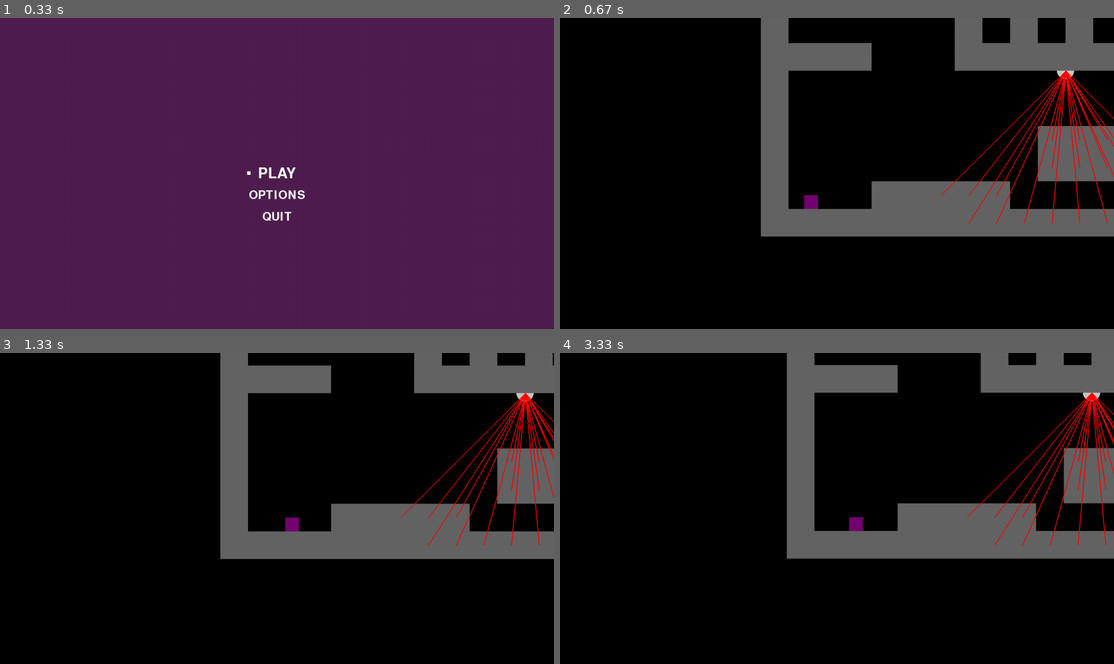
Above: before the commit, frames 1-4 (two rows, left to right).
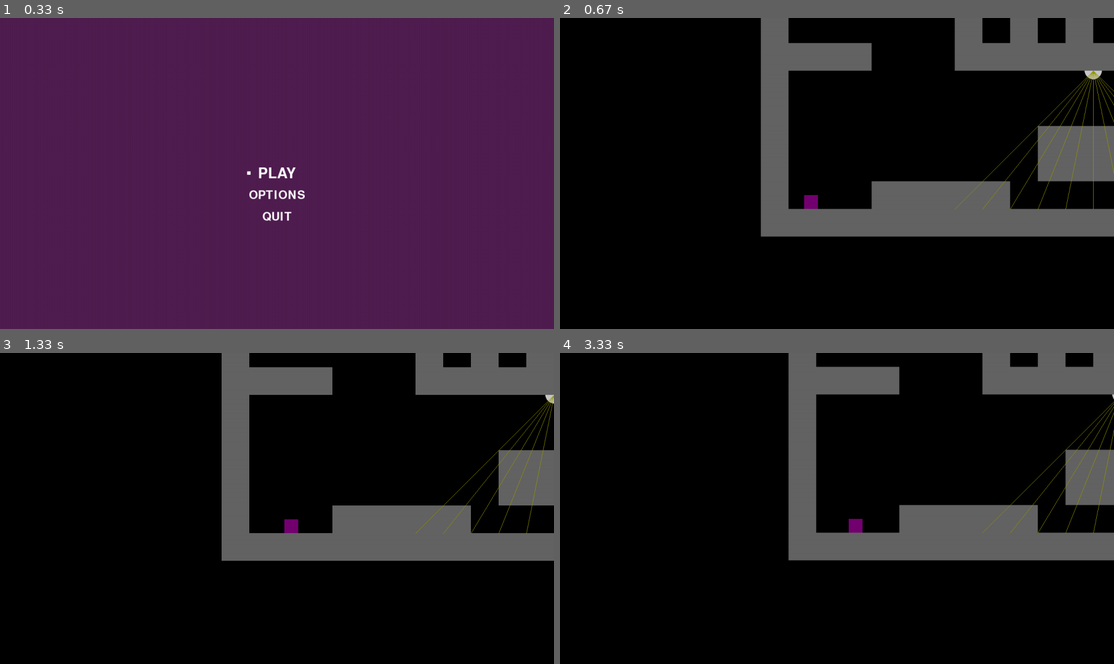
Above: after the commit, the same moments.

Repository: ssilatel/pygame-platformer
Game: pygame game, started from main.py
Two runs of this game, one before a commit and one after it. Both use one fixed random seed, a clock stepped at 60 frames per second and the inputs below.
Inputs:
- Up to frame 1 (0.33 s): no input
- Up to frame 2 (0.67 s): tap Space at 0.33 s
- Up to frame 3 (1.33 s): hold Up 0.67-1.13 s; hold Right from 1.17 s (still down)
- Up to frame 4 (3.33 s): release Right at 1.63 s; hold Left 1.67-2.2 s; hold Left 2.23-2.63 s; hold Up 2.67-3.03 s; hold Right from 3.07 s (still down)

Frame 1 is identical in both runs. In frame 2, 2.1% of the frame differs, in the area x 68-100%, y 16-67%; in frame 3, 3.3%; in frame 4, 3.9%, in the area x 40-100%, y 0-67%.

Commit message:
Add files via upload

Diff:
--- a/engine.py
+++ b/engine.py
@@ -16,6 +16,20 @@
         if rect.colliderect(tile):
             hit_list.append(tile)
     return hit_list
+
+# def nearby_tiles(x,y,tiles):
+#     x_loc = int(round(x/32,0))
+#     y_loc = int(round(y/32,0))
+#     tile_list = []
+#     for y in range(3):
+#         for x in range(3):
+#             loc = str(x_loc+x-1) + ';' + str(y_loc+y-1)
+#             if loc in tiles:
+#                 for tile in tiles[loc][0]:
+#                     if tile[:-4] in collision_types:
+#                         tile_list.append([tiles[loc][1]*32,tiles[loc][2]*32,32,32])
+#                         break
+#     return tile_list
 
 def move(rect, movement, tiles, mode, screen, scroll):
     collision_types = {"top": False, "bottom": False, "left": False, "right": False}
--- a/main.py
+++ b/main.py
@@ -17,16 +17,17 @@
 
 class Watcher:
     def __init__(self, x, y):
-        self.center_tile  = [x, y]
-        self.image = pygame.draw.circle(screen, (200, 200, 200), (self.center_tile[0] * TILE_SIZE - scroll[0], self.center_tile[1] * TILE_SIZE - scroll[1]), 20, 0, False, False, True, True)
+        self.x = x
+        self.y = y
+        self.image = pygame.draw.circle(screen, (200, 200, 200), (self.x, self.y), 20, 0, False, False, True, True)
+        self.rect = pygame.Rect(self.x - 10, self.y - 10, 30, 30)
 
     def watch(self, tile_list):
-        for tile in tile_list:
-            if ((tile.center[0] / TILE_SIZE < self.center_tile[0] + 1) or (tile.center[0] / TILE_SIZE > self.center_tile[0] - 1)) and (tile.center[1] / TILE_SIZE > self.center_tile[1] + 2):
-                dist = math.hypot(self.center_tile[0] - tile.center[0] / TILE_SIZE, self.center_tile[1] - tile.center[1] / TILE_SIZE)
-                if dist < 7:
-                    pygame.draw.line(screen, (255, 0, 0), (self.center_tile[0] * TILE_SIZE - scroll[0], self.center_tile[1] * TILE_SIZE - scroll[1]), (tile.center[0] - scroll[0], tile.center[1] - scroll[1]), 2)
-
+        points = []
+        for i in range(-5, 6):
+            line = pygame.draw.line(screen, (150, 150, 0), (self.x, self.y), (self.x + i * TILE_SIZE, self.y + 5 * TILE_SIZE))
+            for tile in tile_list:
+                pass
 def restart():
     player.rect.x = 100
     player.rect.y = 864
@@ -36,6 +37,33 @@
     mode = "prod"
     running = True
     while running:
+        screen.fill((0, 0, 0))
+
+        scroll[0] += (player.rect.x - scroll[0] - ((SCREEN_WIDTH // 2) - (TILE_SIZE // 4))) // 10
+        scroll[1] += (player.rect.y - scroll[1] - ((SCREEN_HEIGHT // 2) - (TILE_SIZE // 4))) // 10
+
+        tile_rects = []
+        watchers = []
+        y = 0
+        for row in game_map:
+            x = 0
+            for tile in row:
+                if tile == "1":
+                    screen.blit(dirt_img, (x * TILE_SIZE - scroll[0], y * TILE_SIZE - scroll[1]))
+                if tile == "2":
+                    new_watcher = Watcher(x * TILE_SIZE - scroll[0], y * TILE_SIZE - scroll[1])
+                    watchers.append(new_watcher)
+                if tile != "0" and tile != "2":
+                    tile_rects.append(pygame.Rect(x * TILE_SIZE, y * TILE_SIZE, TILE_SIZE, TILE_SIZE))
+                x += 1
+            y += 1
+
+        for w in watchers:
+            w.watch(tile_rects)
+
+        player.update(tile_rects, mode, screen, scroll)
+        player.draw(screen, scroll)
+
         for event in pygame.event.get():
             if event.type == pygame.QUIT:
                 pygame.quit()
@@ -68,33 +96,6 @@
                     player.moving_left = False
                 if event.key == pygame.K_RIGHT or event.key == pygame.K_d:
                     player.moving_right = False
-
-        screen.fill((0, 0, 0))
-
-        scroll[0] += (player.rect.x - scroll[0] - ((SCREEN_WIDTH // 2) - (TILE_SIZE // 4))) // 10
-        scroll[1] += (player.rect.y - scroll[1] - ((SCREEN_HEIGHT // 2) - (TILE_SIZE // 4))) // 10
-
-        tile_rects = []
-        watchers = []
-        y = 0
-        for row in game_map:
-            x = 0
-            for tile in row:
-                if tile == "1":
-                    screen.blit(dirt_img, (x * TILE_SIZE - scroll[0], y * TILE_SIZE - scroll[1]))
-                if tile == "2":
-                    new_watcher = Watcher(x, y)
-                    watchers.append(new_watcher)
-                if tile != "0" and tile != "2":
-                    tile_rects.append(pygame.Rect(x * TILE_SIZE, y * TILE_SIZE, TILE_SIZE, TILE_SIZE))
-                x += 1
-            y += 1
-
-        player.update(tile_rects, mode, screen, scroll)
-        player.draw(screen, scroll)
-
-        for w in watchers:
-            w.watch(tile_rects)
 
         pygame.display.update()
         clock.tick(60)
--- a/test_map.txt
+++ b/test_map.txt
@@ -7,7 +7,7 @@
 10000000010101100000000000000000000000000000000011111111100000001
 10000001010101100000000000000000000000000000000011111111100000001
 11110001111111100000000000000000000000000000000000000200111111001
-10000000000200000000000000000000000000000000000000000000000000011
+10000000000020000000000000000000000000000000000000000000000000011
 10000000000000000000000000001111111001001001001100011110000001111
 10000000001111000000000001001111111001001001001110011110000111111
 10000000001111000000001001001111111001001001001111000000011111111
